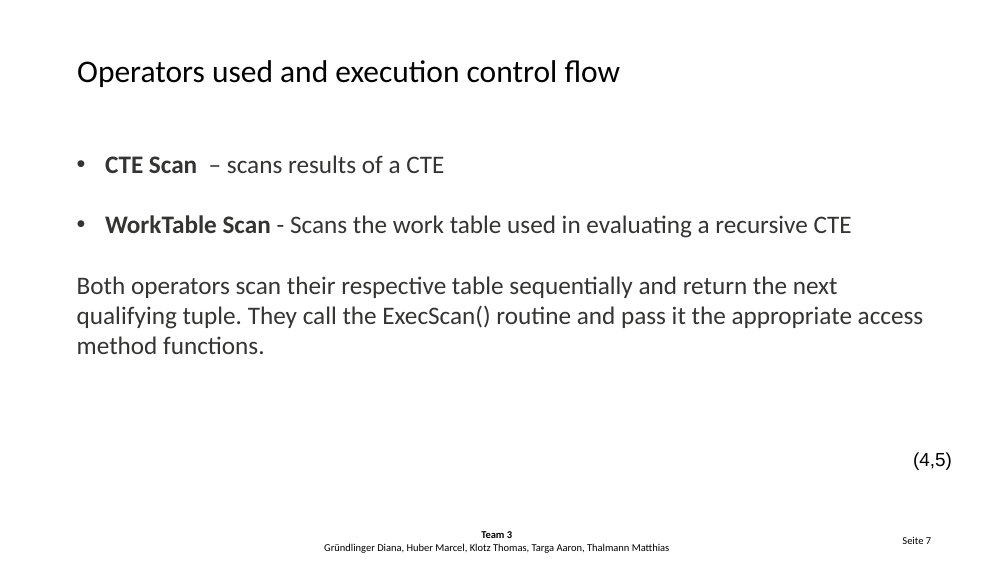
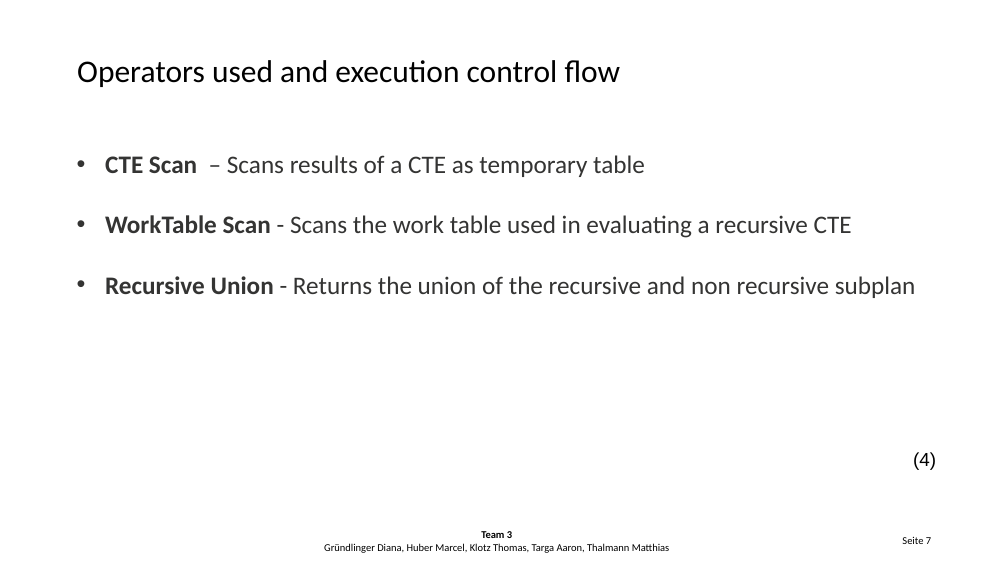
Before and after one commit to Hegl1/archimpl, a slide deck: slide 10 of tasks/task6/task6_presentation.pptx (slide 7 before the commit). Drawn at 1008x567 pixels with LibreOffice and Linux fonts; fonts in the diff are those of the drawing; background and template pictures are left out. Boxes give left, top, right and bottom in pixels: in the first picture for what was removed or moved away, otherwise in the second. Text is boxed around its words. In the diff, an @@ line names an element or a change of style, - is before the commit and + after.

```diff
--- a/tasks/task6/task6_presentation.pptx
+++ b/tasks/task6/task6_presentation.pptx
@@ text at <box>105,155,645,177</box>: text changed @@
-• CTE Scan – scans results of a CTE
+• CTE Scan – Scans results of a CTE as temporary table
@@ text at <box>105,276,916,298</box>: text changed @@
-Both operators scan their respective table sequentially and return the next qualifying tuple. They call the ExecScan() routine and pass it the appropriate access method functions.
+• Recursive Union - Returns the union of the recursive and non recursive subplan
@@ text at <box>913,452,936,470</box>: text changed @@
-(4,5)
+(4)
```
Also in this commit, not shown: 4 other slides changed, 3 slides added, 2 slides removed, 1 other file.
